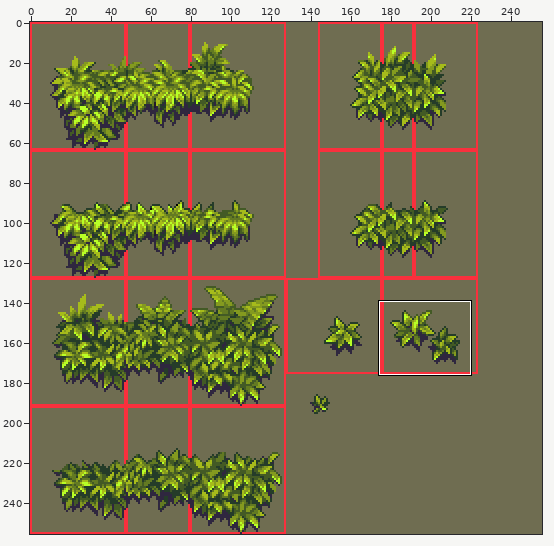
Sprite sheet, stored at images/tiles/plants.png. Above, an overview of the earlier version with the close-up marked.
Close-up. Before the edit:
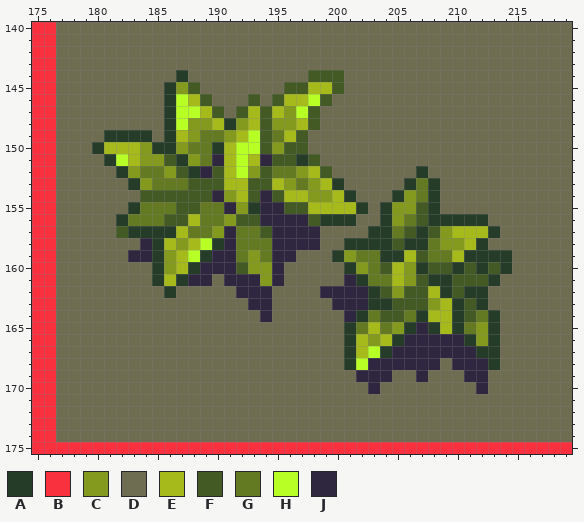
The file is 256x256 pixels. Colours within 5 levels of each other are drawn and written as one. Shown: x 175..219, y 140..175. The commit also changed other parts of the picture, which this record leaves out.
Palette (. is transparent): A #253c29  B #f9303d  C #849a1f  D #6f6d51  E #a6bb1b  F #435a25  G #637a22  H #b8ff26  J #2f273f
Pixels before, first column x 175:
140 BBDDDDDDDDDDDDDDDDDDDDDDDDDDDDDDDDDDDDDDDDDDD
141 BBDDDDDDDDDDDDDDDDDDDDDDDDDDDDDDDDDDDDDDDDDDD
142 BBDDDDDDDDDDDDDDDDDDDDDDDDDDDDDDDDDDDDDDDDDDD
143 BBDDDDDDDDDDDDDDDDDDDDDDDDDDDDDDDDDDDDDDDDDDD
144 BBDDDDDDDDDDADDDDDDDDDDFFFDDDDDDDDDDDDDDDDDDD
145 BBDDDDDDDDDACFDDDDDDDFFEEFDDDDDDDDDDDDDDDDDDD
146 BBDDDDDDDDDAHEFDDDFDFEEHFDDDDDDDDDDDDDDDDDDDD
147 BBDDDDDDDDDAHHEFDFEFECHFDDDDDDDDDDDDDDDDDDDDD
148 BBDDDDDDDDDAHCCEACEFCCEFDDDDDDDDDDDDDDDDDDDDD
149 BBDDDDAAAADAECGGCEHFGEFDDDDDDDDDDDDDDDDDDDDDD
150 BBDDDAEEECAACGGAEHHFCFFDDDDDDDDDDDDDDDDDDDDDD
151 BBDDDDAHECCFACGJEHEJFFAFDDDDDDDDDDDDDDDDDDDDD
152 BBDDDDDACGGCFAJFEHCFGGCEFDDDDDDDADDDDDDDDDDDD
153 BBDDDDDDACGGGFFFEEFFECGCEADDDDDAGADDDDDDDDDDD
154 BBDDDDDDDFFFFFFJCEFJFEECCEADDDACGADDDDDDDDDDD
155 BBDDDDDDAGGGFFGGJCAJJFFEEEEADACCFADDDDDDDDDDD
156 BBDDDDDAGGGFFEGGCFFJJJJFAAADDACGFAAAAADDDDDDD
157 BBDDDDDFAAAAEGGCJGGFJJJJDDDDAAGFAFCEEEADDDDDD
158 BBDDDDDDDJAECEHAJGGGJJJJDDAAAAFAAGCCEADDDDDDD
159 BBDDDDDDJJACEHAJJGCGJJDDDACGGAAEFGGEAAAADDDDD
160 BBDDDDDDDDACEAJJJFCCJDDDDDACGFECAFFAFAFADDDDD
161 BBDDDDDDDDAEAJJDJJJCJDDDDDJAGGECFAAFFFADDDDDD
162 BBDDDDDDDDDADDDDDJJJDDDDJJJJAFCFFEAFAADDDDDDD
163 BBDDDDDDDDDDDDDDDDJJDDDDDJJJAAFFFCEAFADDDDDDD
164 BBDDDDDDDDDDDDDDDDDJDDDDDDJAGFFGAEEAFGADDDDDD
165 BBDDDDDDDDDDDDDDDDDDDDDDDDAGEGCAJAEAGCADDDDDD
166 BBDDDDDDDDDDDDDDDDDDDDDDDDAECEAJJJJJACADDDDDD
167 BBDDDDDDDDDDDDDDDDDDDDDDDDAEHAJJJJJJJAADDDDDD
168 BBDDDDDDDDDDDDDDDDDDDDDDDDAHJJJJJJDJJJADDDDDD
169 BBDDDDDDDDDDDDDDDDDDDDDDDDDJJJDDJDDDJJDDDDDDD
170 BBDDDDDDDDDDDDDDDDDDDDDDDDDDJDDDDDDDDJDDDDDDD
171 BBDDDDDDDDDDDDDDDDDDDDDDDDDDDDDDDDDDDDDDDDDDD
172 BBDDDDDDDDDDDDDDDDDDDDDDDDDDDDDDDDDDDDDDDDDDD
173 BBDDDDDDDDDDDDDDDDDDDDDDDDDDDDDDDDDDDDDDDDDDD
174 BBDDDDDDDDDDDDDDDDDDDDDDDDDDDDDDDDDDDDDDDDDDD
175 BBBBBBBBBBBBBBBBBBBBBBBBBBBBBBBBBBBBBBBBBBBBB
The result:
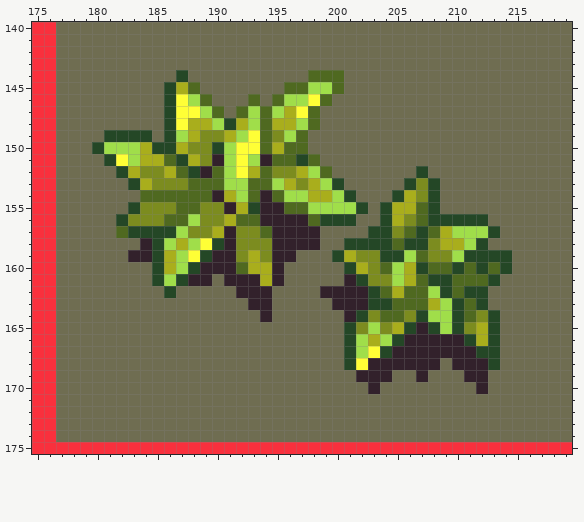
Diff:
{"colour":"A","old":"#253c29","new":"#244726"}
{"colour":"C","old":"#849a1f","new":"#a9ae1c"}
{"colour":"E","old":"#a6bb1b","new":"#a0de4a"}
{"colour":"F","old":"#435a25","new":"#4f6920"}
{"colour":"G","old":"#637a22","new":"#7c8c1f"}
{"colour":"H","old":"#b8ff26","new":"#ffff36"}
{"colour":"J","old":"#2f273f","new":"#32212b"}
{"label":"changed","picture_box":[92,70,512,394]}
